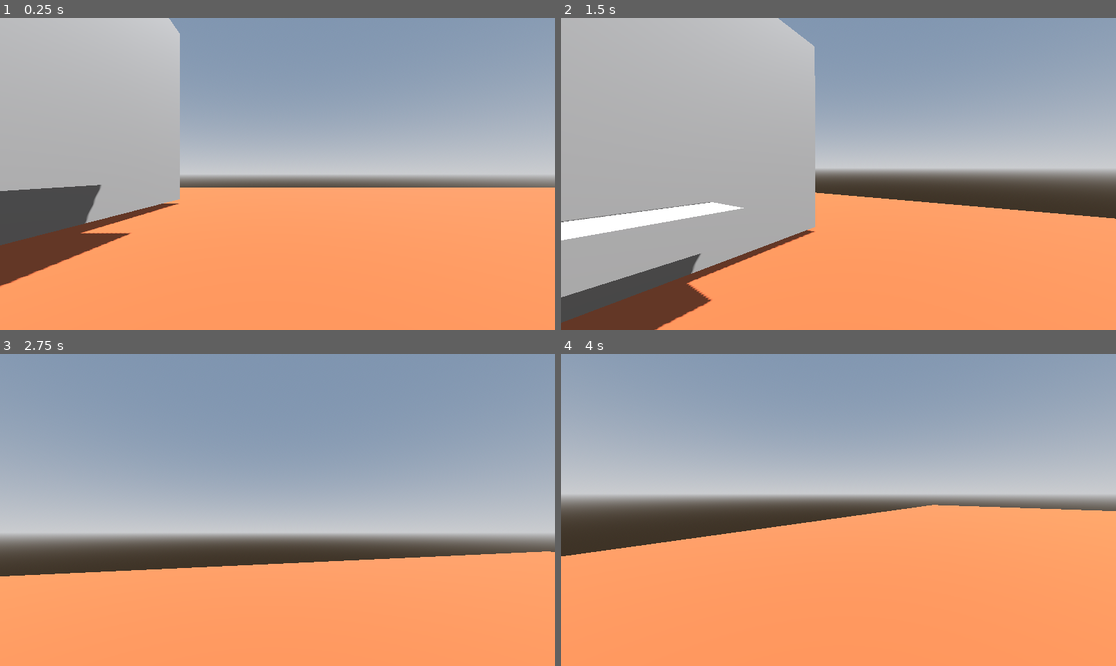
Above: before the commit, frames 1-4 (two rows, left to right).
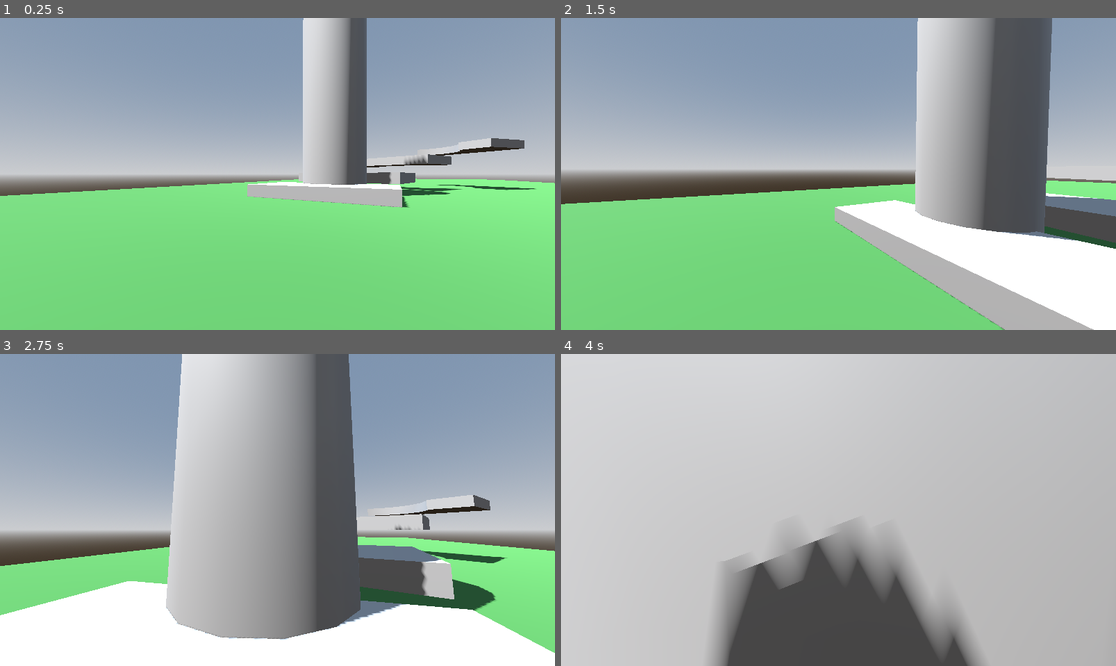
Above: after the commit, the same moments.

Repository: AhmedRamy28/3D-project
Game: Godot game, scene res://assets/node_3d.tscn
The game is run twice, just before and just after one commit, with the same random seed, the same clock (stepped at 60 frames per second) and the same inputs. Before the commit the project starts from res://node_3d.tscn.
Inputs (mouse positions are in pixels of both pictures, inside the frame that each line leads up to):
- Up to frame 1 (0.25 s): no input
- Up to frame 2 (1.5 s): tap Enter at 0.5 s; move the mouse to (866, 174) at 0.52 s; hold Shift (Sprint, bound only after the commit) 0.53-1.28 s; hold W (move_up) from 0.53 s (still down); tap Space (jump) at 0.77, 0.8, 1.07, 1.35 s; move the mouse to (810, 174) at 1.27 s
- Up to frame 3 (2.75 s): keep holding W (move_up); tap Space (jump) at 1.52, 1.82, 2.3 s; tap Shift (Sprint, bound only after the commit) at 1.55 s; move the mouse to (288, 503) at 2.02 s; hold Shift (Sprint, bound only after the commit) from 2.03 s (still down)
- Up to frame 4 (4 s): keep holding W (move_up); move the mouse to (832, 516) at 2.77 s; release Shift (Sprint, bound only after the commit) at 2.78 s; tap Shift (Sprint, bound only after the commit) at 2.85 s; tap Space (jump) at 3.02, 3.32, 3.6, 3.77 s; move the mouse to (877, 513) at 3.52 s

The runs differ from the first frame. In frame 1, 65% of the frame differs, in the area x 0-100%, y 0-100%; in frame 2, 75%; in frame 3, 57%; in frame 4, 88%.

Commit message:
Player controls update
Added :
Sprint , Head Shake , Inertia , made a simple platform , Updated the collision of the Player

Diff:
--- a/Player.gd
+++ /dev/null
@@ -1,62 +0,0 @@
-extends CharacterBody3D
-
-@export var SPEED = 5.0
-@export var JUMP_VELOCITY = 4.5
-
-#Multiple jumps
-@export var MAX_JUMPS = 1  #jumps in air
-var jump_count = 0
-
-@export var Sensitivity = 0.03
-@onready var head = $Head
-@onready var camera = $Head/Camera3D
-
-func _ready():
-	Input.set_mouse_mode(Input.MOUSE_MODE_CAPTURED)
-	process_mode = Node.PROCESS_MODE_ALWAYS
-
-
-var paused : bool = false
-func _unhandled_input(event):
-	if event is InputEventMouseMotion and Input.get_mouse_mode() == Input.MOUSE_MODE_CAPTURED:
-		head.rotate_y(-event.relative.x * Sensitivity)
-		camera.rotate_x(-event.relative.y * Sensitivity)
-		camera.rotation.x = clamp (camera.rotation.x , deg_to_rad(-40), deg_to_rad(60))
-
-	if event.is_action_pressed("Exit"):
-		paused = !paused
-		get_tree().paused = paused
-
-		if paused:
-			Input.set_mouse_mode(Input.MOUSE_MODE_VISIBLE)
-		else:
-			Input.set_mouse_mode(Input.MOUSE_MODE_CAPTURED)
-
-
-func _physics_process(delta: float) -> void:
-	# Add the gravity.
-	if not is_on_floor():
-		velocity += get_gravity() * delta
-
-	# Handle jump.
-	var jump = Input.is_action_just_pressed("jump")
-
-	if jump:
-		if  is_on_floor() or jump_count < MAX_JUMPS:
-			velocity.y = JUMP_VELOCITY
-			jump_count += 1
-	if  is_on_floor():
-		jump_count = 0
-
-	# Get the input direction and handle the movement/deceleration.
-	# As good practice, you should replace UI actions with custom gameplay actions.
-	var input_dir := Input.get_vector("move_left", "move_right", "move_up", "move_down")
-	var direction : Vector3 = (head.transform.basis * Vector3(input_dir.x, 0, input_dir.y)).normalized()
-	if direction:
-		velocity.x = direction.x * SPEED
-		velocity.z = direction.z * SPEED
-	else:
-		velocity.x = move_toward(velocity.x, 0, SPEED)
-		velocity.z = move_toward(velocity.z, 0, SPEED)
-
-	move_and_slide()
--- /dev/null
+++ b/assets/Player.gd
@@ -0,0 +1,104 @@
+extends CharacterBody3D
+
+@export var SPEED = 5.0
+@export var JUMP_VELOCITY = 4.5
+
+#Multiple jumps
+@export var MAX_JUMPS = 1  #jumps in air
+var jump_count = 0
+
+@export var Sensitivity = 0.03
+@onready var head = $Head
+@onready var camera = $Head/Camera3D
+
+#head shake Variables
+const Shake_freq = 2.0
+const Shake_amp = 0.08
+var Shake_Time = 0.0
+
+#Field of view Variables
+@export var Current_FOV = 75.0
+const FOV_Change = 1.5
+
+
+
+func _ready():
+	Input.set_mouse_mode(Input.MOUSE_MODE_CAPTURED)
+	process_mode = Node.PROCESS_MODE_ALWAYS
+
+
+var paused : bool = false
+func _unhandled_input(event):
+	#makes it possible to get the mouse movement
+	if event is InputEventMouseMotion and Input.get_mouse_mode() == Input.MOUSE_MODE_CAPTURED:
+		head.rotate_y(-event.relative.x * Sensitivity)
+		camera.rotate_x(-event.relative.y * Sensitivity)
+		camera.rotation.x = clamp (camera.rotation.x , deg_to_rad(-40), deg_to_rad(60))
+
+	# can pause the game and show the cursor
+	if event.is_action_pressed("Exit"):
+		paused = !paused
+		get_tree().paused = paused
+
+		if paused:
+			Input.set_mouse_mode(Input.MOUSE_MODE_VISIBLE)
+		else:
+			Input.set_mouse_mode(Input.MOUSE_MODE_CAPTURED)
+
+
+func headShake(time):
+	var current_position = Vector3.ZERO
+	current_position.y = sin(time * Shake_freq) * Shake_amp
+	current_position.x = cos(time * Shake_freq / 2) * Shake_amp
+	return current_position
+
+
+
+func _physics_process(delta: float) -> void:
+	# Add the gravity.
+	if not is_on_floor():
+		velocity += get_gravity() * delta
+
+	var jump = Input.is_action_just_pressed("jump")
+	var SPRINT = Input.is_action_pressed("Sprint")
+
+	if jump:
+		if  is_on_floor() or jump_count < MAX_JUMPS:
+			velocity.y = JUMP_VELOCITY
+			jump_count += 1
+	if  is_on_floor():
+		jump_count = 0
+
+	if SPRINT:
+		SPEED = 9.0
+	else:
+		SPEED = 5.0
+
+	# Get the input direction and handle the movement/deceleration.
+	var input_dir := Input.get_vector("move_left", "move_right", "move_up", "move_down")
+	var direction : Vector3 = (head.transform.basis * Vector3(input_dir.x, 0, input_dir.y)).normalized()
+	if is_on_floor():
+		if direction:
+			velocity.x = direction.x * SPEED
+			velocity.z = direction.z * SPEED
+		else:
+			#adds inertia after leaving the controls
+			var inertia_percentage = delta * 7.0
+			velocity.x = lerp(velocity.x , direction.x * SPEED, inertia_percentage)
+			velocity.z = lerp(velocity.z , direction.z * SPEED, inertia_percentage)
+	else:
+		#adds inertia after leaving the controls
+		var air_inertia_percentage = 3.0 # keep in mind delta is 0.05
+		velocity.x = lerp(velocity.x , direction.x * SPEED, delta * air_inertia_percentage)
+		velocity.z = lerp(velocity.z , direction.z * SPEED, delta * air_inertia_percentage)
+
+	#head shake
+	Shake_Time += delta * velocity.length() * float(is_on_floor())
+	camera.transform.origin = headShake(Shake_Time)
+	move_and_slide()
+
+	#controls the FOV each tick
+	var Area_Covered_Percentage = delta * 8.0
+	var velocity_clamped = clamp(velocity.length(), 0.5, SPEED* 2 )
+	var Variable_FOV = Current_FOV + FOV_Change * velocity_clamped
+	camera.fov = lerp(camera.fov , Variable_FOV, Area_Covered_Percentage)
--- a/node_3d.tscn
+++ b/assets/node_3d.tscn
@@ -1,6 +1,6 @@
 [gd_scene format=3 uid="uid://mgp02mkor0at"]
 
-[ext_resource type="Script" uid="uid://b0gd8hrqpvtbb" path="res://Player.gd" id="1_a202f"]
+[ext_resource type="Script" uid="uid://b0gd8hrqpvtbb" path="res://assets/Player.gd" id="1_a202f"]
 
 [sub_resource type="ProceduralSkyMaterial" id="ProceduralSkyMaterial_noarx"]
 sky_horizon_color = Color(0.66224277, 0.6717428, 0.6867428, 1)
@@ -16,66 +16,86 @@
 
 [sub_resource type="BoxMesh" id="BoxMesh_a202f"]
 
-[sub_resource type="StandardMaterial3D" id="StandardMaterial3D_a202f"]
-albedo_color = Color(0.5868322, 0.29162273, 0.15018198, 1)
+[sub_resource type="StandardMaterial3D" id="StandardMaterial3D_7hr0d"]
+albedo_color = Color(0.22093841, 0.40801072, 0.20508114, 1)
 
-[sub_resource type="ConvexPolygonShape3D" id="ConvexPolygonShape3D_noarx"]
-points = PackedVector3Array(-0.5, -0.5, -0.5, 0.5, 0.5, 0.5, 0.5, -0.5, 0.5, 0.5, 0.5, -0.5, -0.5, 0.5, 0.5, 0.5, -0.5, -0.5, -0.5, -0.5, 0.5, -0.5, 0.5, -0.5)
+[sub_resource type="BoxShape3D" id="BoxShape3D_7hr0d"]
 
 [sub_resource type="CapsuleMesh" id="CapsuleMesh_jka67"]
 
-[sub_resource type="ConvexPolygonShape3D" id="ConvexPolygonShape3D_i5arm"]
+[sub_resource type="StandardMaterial3D" id="StandardMaterial3D_j62gk"]
+albedo_color = Color(0.6238806, 0.40829515, 0.17868385, 1)
+
+[sub_resource type="ConvexPolygonShape3D" id="ConvexPolygonShape3D_7hr0d"]
 points = PackedVector3Array(-0.12520654, -0.532801, -0.4805069, 0.022783129, 0.4760704, 0.49888408, 0.16971254, 0.55914 …(1084 unchanged characters)…
 
-[node name="Player" type="Node3D" unique_id=635932227]
+[node name="Game" type="Node3D" unique_id=635932227]
 
 [node name="WorldEnvironment" type="WorldEnvironment" parent="." unique_id=77231154]
 environment = SubResource("Environment_r3fl7")
 
 [node name="DirectionalLight3D" type="DirectionalLight3D" parent="." unique_id=1885821878]
-transform = Transform3D(-0.8660254, -0.43301278, 0.25, 0, 0.49999997, 0.86602545, -0.50000006, 0.75, -0.43301266, 0, 0, 0)
+transform = Transform3D(-0.23590012, -0.9219422, 0.30720332, 0.44028172, 0.18042003, 0.8795457, -0.86631584, 0.34274095, 0.3633532, 0, 20.656301, 0)
 shadow_enabled = true
 
 [node name="MeshInstance3D" type="MeshInstance3D" parent="." unique_id=1539806841]
 transform = Transform3D(104.32801, 0, 0, 0, 0.39999998, 0, 0, 0, 57.960007, 0, -1, 0)
 mesh = SubResource("BoxMesh_a202f")
-surface_material_override/0 = SubResource("StandardMaterial3D_a202f")
+surface_material_override/0 = SubResource("StandardMaterial3D_7hr0d")
 
 [node name="StaticBody3D" type="StaticBody3D" parent="MeshInstance3D" unique_id=1929737584]
 
 [node name="CollisionShape3D" type="CollisionShape3D" parent="MeshInstance3D/StaticBody3D" unique_id=73537179]
-shape = SubResource("ConvexPolygonShape3D_noarx")
+shape = SubResource("BoxShape3D_7hr0d")
 
 [node name="CharacterBody3D" type="CharacterBody3D" parent="." unique_id=324571280]
+transform = Transform3D(1, 0, 0, 0, 1, 0, 0, 0, 1, -32.97868, 0, 0)
 script = ExtResource("1_a202f")
 Sensitivity = 0.01
 
-[node name="MeshInstance3D" type="MeshInstance3D" parent="CharacterBody3D" unique_id=1971495238]
+[node name="PlayerShape" type="MeshInstance3D" parent="CharacterBody3D" unique_id=1971495238]
+transform = Transform3D(1, 0, 0, 0, 1, 0, 0, 0, 1, 74.74868, 0, 0)
 mesh = SubResource("CapsuleMesh_jka67")
+surface_material_override/0 = SubResource("StandardMaterial3D_j62gk")
 
-[node name="CollisionShape3D" type="CollisionShape3D" parent="CharacterBody3D" unique_id=1248573570]
-shape = SubResource("ConvexPolygonShape3D_i5arm")
+[node name="PlayerCollision" type="CollisionShape3D" parent="CharacterBody3D" unique_id=1244229922]
+transform = Transform3D(1, 0, 0, 0, 1, 0, 0, 0, 1, 74.74868, 0, 0)
+shape = SubResource("ConvexPolygonShape3D_7hr0d")
 
 [node name="Head" type="Node3D" parent="CharacterBody3D" unique_id=1617410089]
-transform = Transform3D(1, 0, 0, 0, 1, 0, 0, 0, 1, 0, 1, 0)
+transform = Transform3D(-0.50000006, 0, 0.8660254, 0, 1, 0, -0.8660254, 0, -0.50000006, 74.75486, 0.9021605, 0)
 
 [node name="Camera3D" type="Camera3D" parent="CharacterBody3D/Head" unique_id=463120582]
+transform = Transform3D(1, 0, 0, 0, 1, 0, 0, 0, 1, -0.002532959, 0.05696976, -0.13437927)
 
-[node name="CSGCombiner3D" type="CSGCombiner3D" parent="." unique_id=1510916933]
+[node name="CSGCombiner3D" type="CSGCombiner3D" parent="." unique_id=1718184764]
 use_collision = true
 
-[node name="CSGBox3D" type="CSGBox3D" parent="CSGCombiner3D" unique_id=1562581291]
-transform = Transform3D(1, 0, 0, 0, 1, 0, 0, 0, 1, -7.5, 5, -4.0615797)
-size = Vector3(2, 11, 19)
+[node name="CSGBox3D" type="CSGBox3D" parent="CSGCombiner3D" unique_id=1920785553]
+transform = Transform3D(1, 0, 0, 0, 1, 0, 0, 0, 1, 25.5, -0.30000007, 5)
+size = Vector3(6, 1, 11)
 
-[node name="CSGBox3D2" type="CSGBox3D" parent="CSGCombiner3D" unique_id=1919671797]
-transform = Transform3D(1, 0, 0, 0, 1, 0, 0, 0, 1, -5.6000004, 5.100001, 0.9384203)
-size = Vector3(2, 1, 5)
+[node name="CSGBox3D2" type="CSGBox3D" parent="CSGCombiner3D" unique_id=1142128943]
+transform = Transform3D(0.9659258, 0, -0.25881904, 0, 1, 0, 0.25881904, 0, 0.9659258, 17.5, 0.6999999, 4)
+size = Vector3(6, 1, 11)
 
-[node name="CSGBox3D3" type="CSGBox3D" parent="CSGCombiner3D" unique_id=955215091]
-transform = Transform3D(1, 0, 0, 0, 1, 0, 0, 0, 1, -5.4, 1.4000006, -5.0615797)
-size = Vector3(2, 1, 5)
+[node name="CSGBox3D3" type="CSGBox3D" parent="CSGCombiner3D" unique_id=522915181]
+transform = Transform3D(0.8660254, 0, -0.5, 0, 1, 0, 0.5, 0, 0.8660254, 9.5, 2.6999998, 0)
+size = Vector3(6, 1, 11)
 
-[node name="CSGBox3D4" type="CSGBox3D" parent="CSGCombiner3D" unique_id=1408695698]
-transform = Transform3D(1, 0, 0, 0, 1, 0, 0, 0, 1, -5.5, -0.2999997, 1.9384203)
-size = Vector3(2, 1, 5)
+[node name="CSGBox3D4" type="CSGBox3D" parent="CSGCombiner3D" unique_id=764916581]
+transform = Transform3D(0.7071067, 0, -0.70710677, 0, 1, 0, 0.70710677, 0, 0.7071067, 3.5, 4.7, -8)
+size = Vector3(6, 1, 11)
+
+[node name="CSGCylinder3D" type="CSGCylinder3D" parent="CSGCombiner3D" unique_id=1657272912]
+transform = Transform3D(1, 0, 0, 0, 1, 0, 0, 0, 1, 22, 7.7, 5)
+radius = 3.0
+height = 17.0
+sides = 16
+
+[node name="CSGCylinder3D2" type="CSGCylinder3D" parent="CSGCombiner3D" unique_id=343249095]
+transform = Transform3D(1, 0, 0, 0, 1, 0, 0, 0, 1, 5, 7.7, -3)
+operation = 2
+radius = 5.0
+height = 17.0
+sides = 16
--- a/project.godot
+++ b/project.godot
@@ -13,7 +13,7 @@
 config/name="Main Uni Project"
 run/main_scene="uid://mgp02mkor0at"
 config/features=PackedStringArray("4.6", "GL Compatibility")
-config/icon="res://icon.svg"
+config/icon="res://assets/icon.svg"
 
 [input]
 
@@ -47,6 +47,11 @@
 "events": [Object(InputEventKey,"resource_local_to_scene":false,"resource_name":"","device":0,"window_id":0,"alt_presse …(194 unchanged characters)…
 ]
 }
+Sprint={
+"deadzone": 0.2,
+"events": [Object(InputEventKey,"resource_local_to_scene":false,"resource_name":"","device":0,"window_id":0,"alt_pressed":false,"shift_pressed":false,"ctrl_pressed":false,"meta_pressed":false,"pressed":false,"keycode":0,"physical_keycode":4194325,"key_label":0,"unicode":0,"location":0,"echo":false,"script":null)
+]
+}
 
 [physics]
 
Renamed: Player.gd.uid -> assets/Player.gd.uid
Renamed: icon.svg -> assets/icon.svg
Not shown, changed: assets/icon.svg.import
